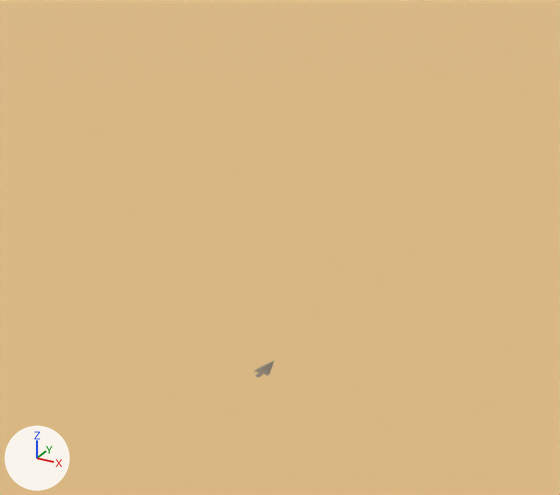
Two versions of the Blender file art/blender/finds.blend, one commit apart.
Rendered twice from a 50 mm camera at (0.566, -0.978, 0.72) aimed at (0.033, -0.009, 0.236). The lights are fixed; the arrows at lower left show +X, +Y and +Z. The picture after the commit comes second.

Names of what the first picture shows: 'Arrow_1.floor', 'a'.
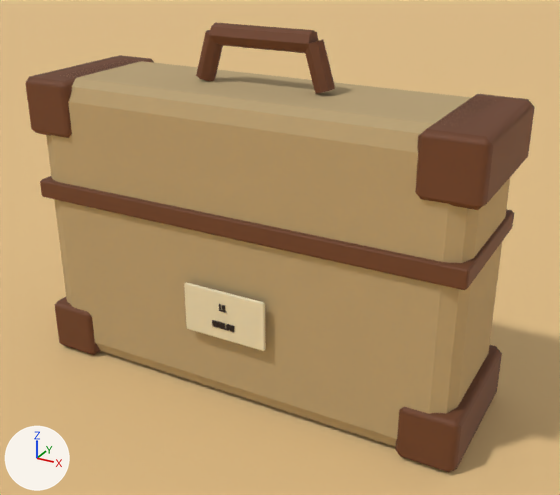
Diff of the bpy script that builds the scene:
```diff
--- a/art/blender/finds.blend.py
+++ b/art/blender/finds.blend.py
@@ ob_a @@
-ob_a = bpy.data.objects.new('a', me_a_010)
@@ ob_tag2_003 @@
+ob_tag2_003 = bpy.data.objects.new('tag2.003', me_tag2_005)  # 432 vertices, 312 faces; spans x -0.0205..0.0209, y -0.0055..0.0056, z -0.0008..0.0008; in mat_cgl_f_ink (black #2b1d12)
+ob_tag2_003.parent = ob_arrow_1
+ob_tag2_003.location = (0.0, -0.126, 0.145)
+ob_tag2_003.rotation_euler = (1.571, 0.0, 0.0)  # degrees (90, 0, 0)
+ob_tag2_003.scale = (0.944, 0.944, 0.944)
@@ ob_tag1_003 @@
+ob_tag1_003 = bpy.data.objects.new('tag1.003', me_tag1_005)  # 64 vertices, 36 faces; spans x -0.00601..0.00636, y -0.00539..0.00555, z -0.0008..0.0008; in mat_cgl_f_ink (black #2b1d12)
+ob_tag1_003.parent = ob_arrow_1
+ob_tag1_003.location = (0.0, -0.126, 0.175)
+ob_tag1_003.rotation_euler = (1.571, 0.0, 0.0)  # degrees (90, 0, 0)
@@ ob_tag_003 @@
+ob_tag_003 = bpy.data.objects.new('tag.003', me_cube_5514)  # a box spanning x -0.07..0.07, y -0.003..0.003, z -0.04..0.04; in mat_cgl_h_tag (beige #e8dcb8); modifiers BEVEL
+ob_tag_003.parent = ob_arrow_1
+ob_tag_003.location = (0.0, -0.122, 0.16)
@@ ob_trim_001 @@
+ob_trim_001 = bpy.data.objects.new('trim.001', me_cube_5513)  # a box spanning x -0.355..0.355, y -0.118..0.118, z -0.015..0.015; in mat_cgl_h_leather (brown #6b3e22); modifiers BEVEL
+ob_trim_001.parent = ob_arrow_1
+ob_trim_001.location = (0.0, 0.0, 0.3)
@@ ob_lcorner11 @@
+ob_lcorner11 = bpy.data.objects.new('lcorner11', me_cube_5512)  # a box spanning x -0.045..0.045, y -0.118..0.118, z -0.045..0.045; in mat_cgl_h_leather (brown #6b3e22); modifiers BEVEL
+ob_lcorner11.parent = ob_arrow_1
+ob_lcorner11.location = (0.32, 0.0, 0.435)
@@ ob_lcorner10 @@
+ob_lcorner10 = bpy.data.objects.new('lcorner10', me_cube_5512.copy())  # modifiers BEVEL
+ob_lcorner10.parent = ob_arrow_1
+ob_lcorner10.location = (0.32, 0.0, 0.045)
@@ ob_lcorner_11 @@
+ob_lcorner_11 = bpy.data.objects.new('lcorner-11', me_cube_5512.copy())  # modifiers BEVEL
+ob_lcorner_11.parent = ob_arrow_1
+ob_lcorner_11.location = (-0.32, 0.0, 0.435)
@@ ob_lcorner_10 @@
+ob_lcorner_10 = bpy.data.objects.new('lcorner-10', me_cube_5512.copy())  # modifiers BEVEL
+ob_lcorner_10.parent = ob_arrow_1
+ob_lcorner_10.location = (-0.32, 0.0, 0.045)
@@ ob_handle3_005 @@
+ob_handle3_005 = bpy.data.objects.new('handle3.005', me_cylinder_1830)  # an 8-sided cylinder along z spanning x -0.016..0.016, y -0.016..0.016, z -0.08..0.08; in mat_cgl_h_leather (brown #6b3e22)
+ob_handle3_005.parent = ob_arrow_1
+ob_handle3_005.location = (0.0, 0.0, 0.55)
+ob_handle3_005.rotation_euler = (1.571, 0.0, 1.571)  # degrees (90, 0, 90)
@@ ob_handle2_005 @@
+ob_handle2_005 = bpy.data.objects.new('handle2.005', me_cylinder_1829)  # an 8-sided cylinder along z spanning x -0.015..0.015, y -0.015..0.015, z -0.034..0.034; in mat_cgl_h_leather (brown #6b3e22)
+ob_handle2_005.parent = ob_arrow_1
+ob_handle2_005.location = (0.09, 0.0, 0.517)
+ob_handle2_005.rotation_euler = (2.843, 0.0, 1.571)  # degrees (163, 0, 90)
@@ ob_handle1_009 @@
+ob_handle1_009 = bpy.data.objects.new('handle1.009', me_cylinder_1829.copy())
+ob_handle1_009.parent = ob_arrow_1
+ob_handle1_009.location = (-0.09, 0.0, 0.517)
+ob_handle1_009.rotation_euler = (0.298, 0.0, 1.571)  # degrees (17, 0, 90)
@@ ob_case_003 @@
+ob_case_003 = bpy.data.objects.new('case.003', me_cube_5508)  # 218 vertices, 216 faces; spans x -0.35..0.35, y -0.11..0.11, z 0.0..0.48; in mat_cgl_h_canvas (brown #b8a074); modifiers BEVEL
+ob_case_003.parent = ob_arrow_1
+ob_case_003.location = (0.0, 0.0, 0.0)
```

Location of each change, (x1, y1, x2, y2) in pixels of the pictures (560 x 495 px):
'case.003', added (brown)
    after: (46, 60, 510, 446)
'lcorner11', added (brown)
    after: (415, 94, 535, 210)
'trim.001', added (brown)
    after: (40, 176, 514, 290)
'lcorner10', added (brown)
    after: (395, 345, 502, 472)
'tag.003', added (beige)
    after: (184, 282, 266, 351)
'lcorner-11', added (brown)
    after: (26, 55, 154, 138)
'handle3.005', added (brown)
    after: (210, 23, 318, 53)
'lcorner-10', added (brown)
    after: (55, 297, 100, 355)
'handle2.005', added (brown)
    after: (305, 40, 335, 94)
'handle1.009', added (brown)
    after: (196, 30, 223, 81)
'a', deleted
    before: (254, 361, 274, 377)
'tag2.003', added
    after: (212, 320, 235, 332)
'tag1.003', added
    after: (219, 304, 227, 313)
